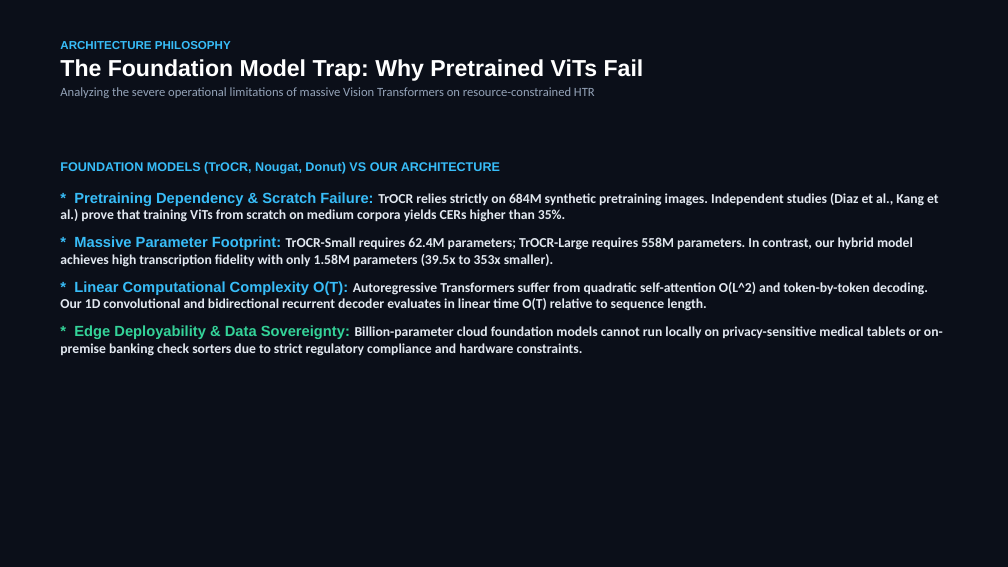
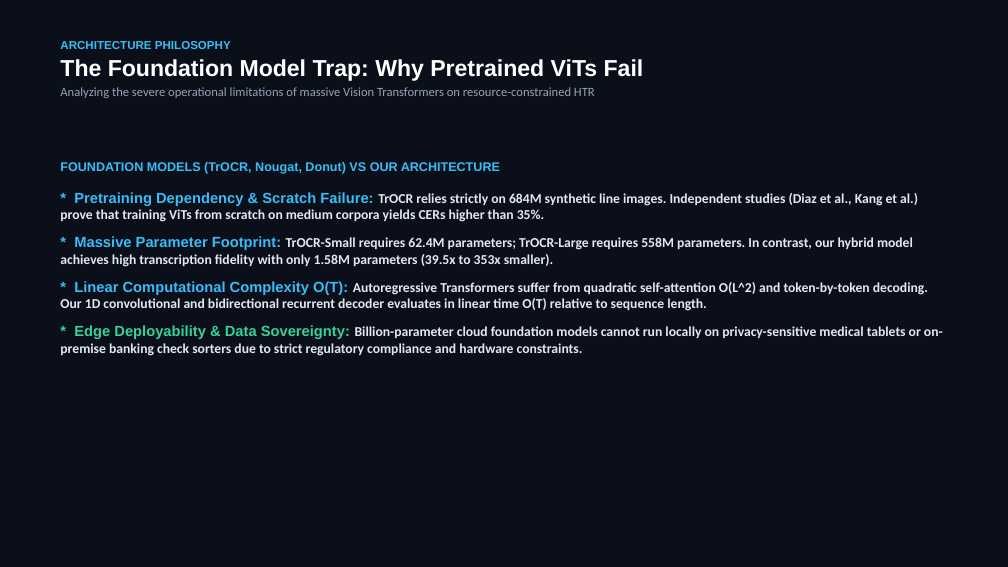
Before and after one commit to Balaji268268/HandwrittenTextRecognition, a slide deck: slide 3 of Handwritten_Text_Recognition_MNC_Keynote.pptx. Drawn at 1008x567 pixels with LibreOffice and Linux fonts; fonts in the diff are those of the drawing. Boxes give left, top, right and bottom in pixels: in the first picture for what was removed or moved away, otherwise in the second. Text is boxed around its words. In the diff, an @@ line names an element or a change of style, - is before the commit and + after.

Commit message:
Synchronize standalone title, align CTC likelihood terminology across all manuscripts, purge unsupported competitor latency claims, update ORAND slide accuracy label to (1 - CER), unify TrOCR pretraining terminology, and record MLflow run status

```diff
--- a/Handwritten_Text_Recognition_MNC_Keynote.pptx
+++ b/Handwritten_Text_Recognition_MNC_Keynote.pptx
@@ text at box(60, 192, 918, 222): text changed @@
-* Pretraining Dependency & Scratch Failure: TrOCR relies strictly on 684M synthetic pretraining images. Independent studies (Diaz et al., Kang et al.) prove that training ViTs from scratch on medium corpora yields CERs higher than 35%.
+* Pretraining Dependency & Scratch Failure: TrOCR relies strictly on 684M synthetic line images. Independent studies (Diaz et al., Kang et al.) prove that training ViTs from scratch on medium corpora yields CERs higher than 35%.
```
Also in this commit, not shown: 2 other slides changed, 7 other files.
